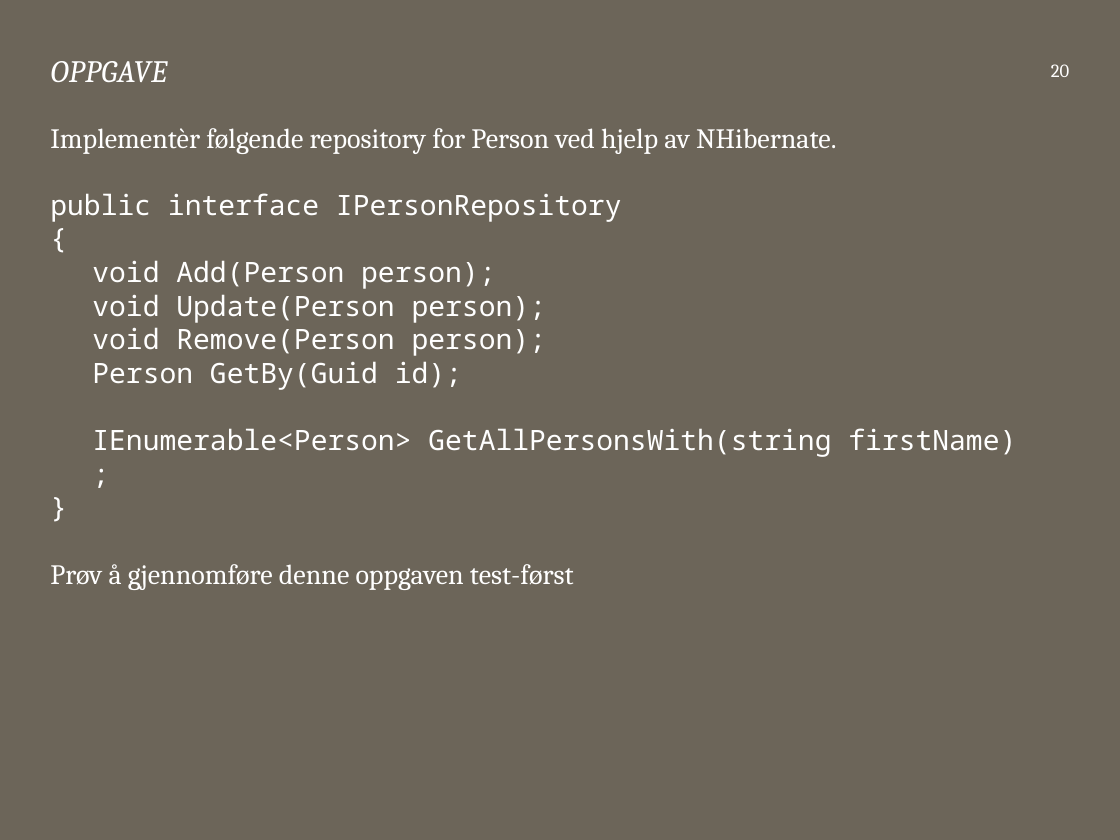
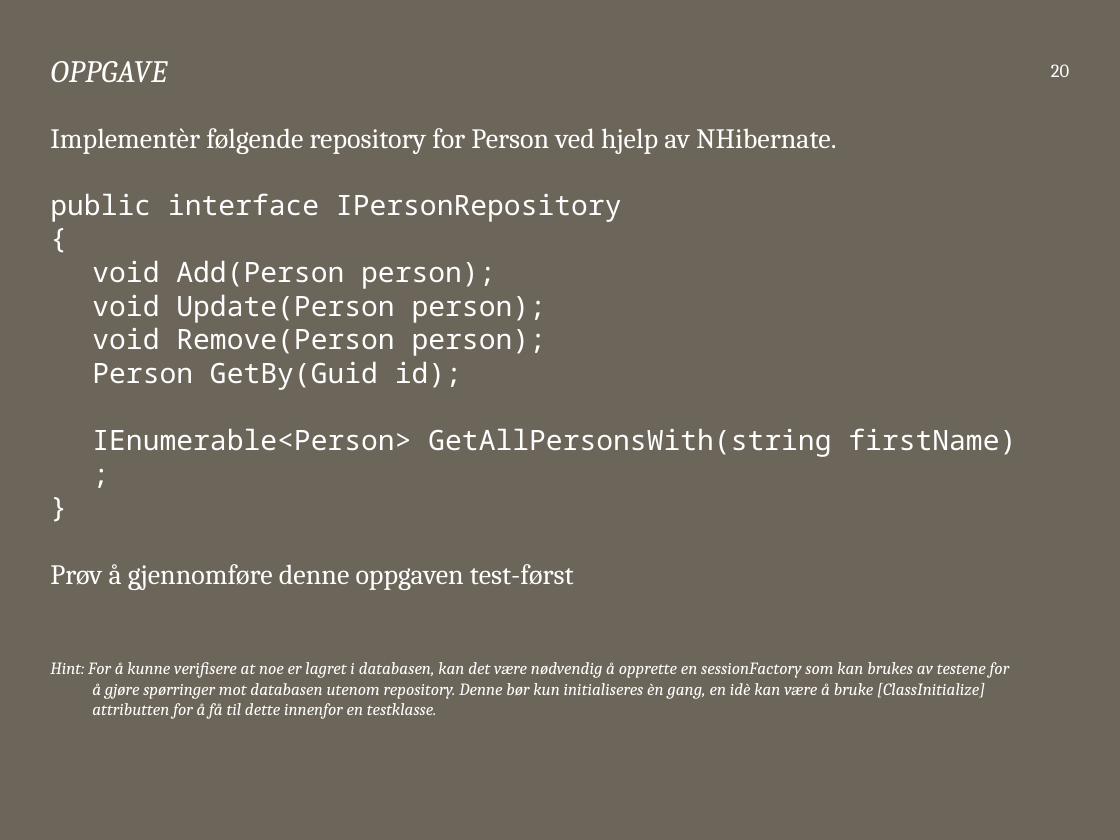
Before and after one commit to bekk/dotnetkurs, a slide deck: slide 20 of persistingData/persistingData.pptx. Drawn at 1120x840 pixels with LibreOffice and Linux fonts; fonts in the diff are those of the drawing. Boxes give left, top, right and bottom in pixels: in the first picture for what was removed or moved away, otherwise in the second. Text is boxed around its words. In the diff, an @@ line names an element or a change of style, - is before the commit and + after.

```diff
--- a/persistingData/persistingData.pptx
+++ b/persistingData/persistingData.pptx
@@ text at (50, 662, 1009, 719): paragraph added @@
+Hint: For å kunne verifisere at noe er lagret i databasen, kan det være nødvendig å opprette en sessionFactory som kan brukes av testene for å gjøre spørringer mot databasen utenom repository. Denne bør kun initialiseres èn gang, en idè kan være å bruke [ClassInitialize] attributten for å få til dette innenfor en testklasse.
```
Also in this commit, not shown: 6 other slides changed.
